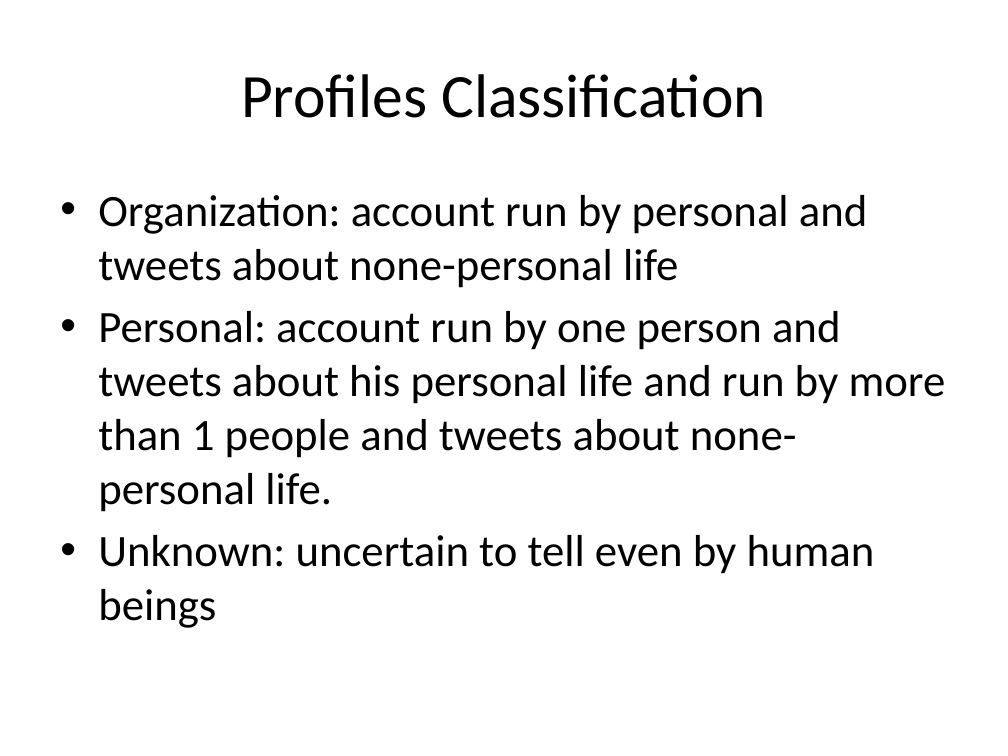
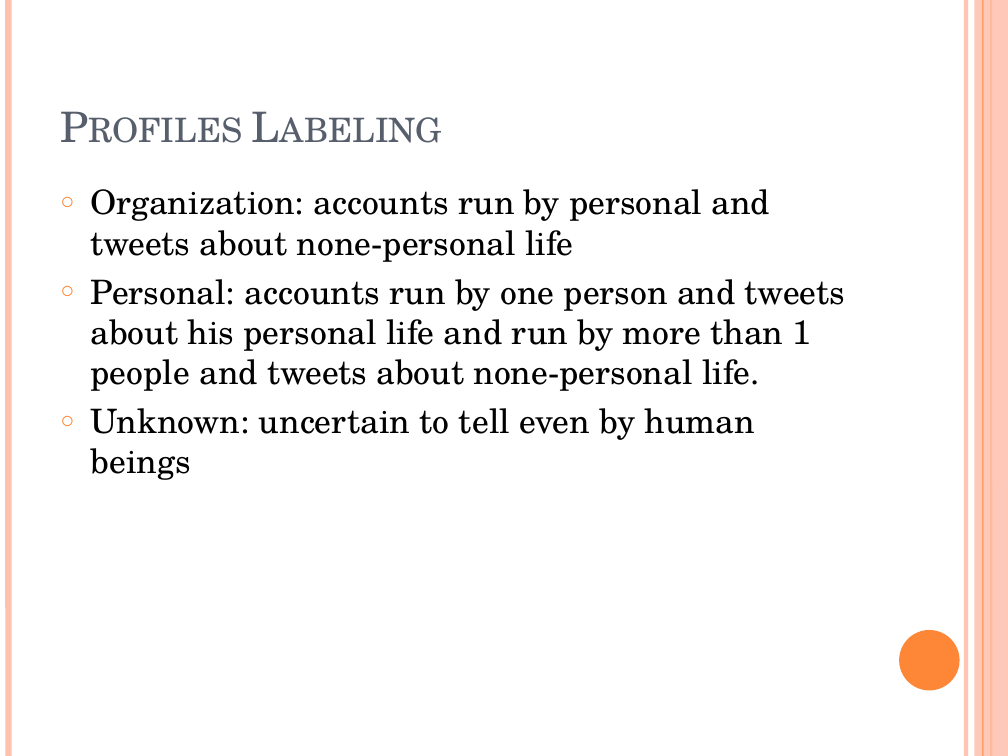
Before and after one commit to ttang10/Organization_Detection_ML, a slide deck: slide 4 of Organization Detection.pptx. Drawn at 1008x756 pixels with LibreOffice and Linux fonts; fonts in the diff are those of the drawing. Boxes give left, top, right and bottom in pixels: in the first picture for what was removed or moved away, otherwise in the second. Text is boxed around its words. In the diff, an @@ line names an element or a change of style, - is before the commit and + after.

Commit message:
updating

```diff
--- a/Organization Detection.pptx
+++ b/Organization Detection.pptx
@@ line added from (8, 0) to (8, 756), #FEC3AE 4.5 pt @@
@@ line added from (966, 0) to (966, 756), #FEC3AE 3 pt @@
@@ rectangle added at (975, 0, 1008, 756), fill #FEC3AE at 87% opacity @@
@@ line added from (983, 0) to (983, 756), #FE8637 0.75 pt @@
@@ line added from (991, 0) to (991, 756), #FE8637 1.5 pt @@
@@ title "Profiles Labeling" at (50, 30, 874, 156): vertical alignment middle to bottom @@
@@ title at (241, 74, 766, 118): text changed; size 44 to 30 pt; font Calibri to TeX Gyre Schola; text colour #000000 to #575F6D @@
-Profiles Classification
+Profiles Labeling
@@ text at (91, 189, 845, 391): text changed; size 32 to 24 pt; font Calibri to TeX Gyre Schola @@
-• Organization: account run by personal and tweets about none-personal life
-• Personal: account run by one person and tweets about his personal life and run by more than 1 people and tweets about none-personal life.
+○ Organization: accounts run by personal and tweets about none-personal life
+○ Personal: accounts run by one person and tweets about his personal life and run by more than 1 people and tweets about none-personal life.
@@ text at (91, 408, 755, 480): size 32 to 24 pt, font Calibri to TeX Gyre Schola in "Unknown: uncertain to tell even by human ..."; bullet • to ○ @@
@@ ellipse added at (899, 630, 960, 690), fill #FE8637 @@
```
Also in this commit, not shown: 19 other slides changed, 2 slides added.
